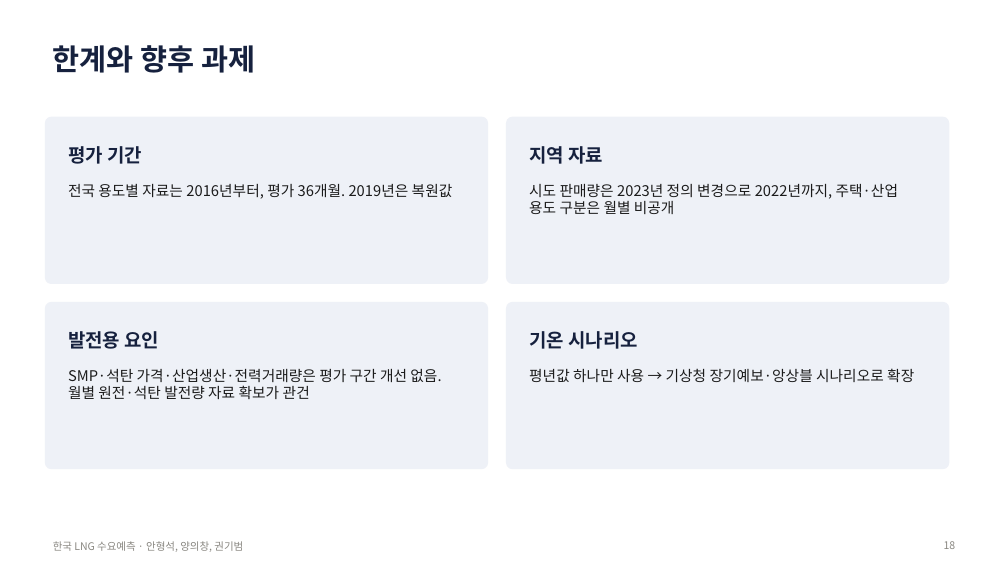
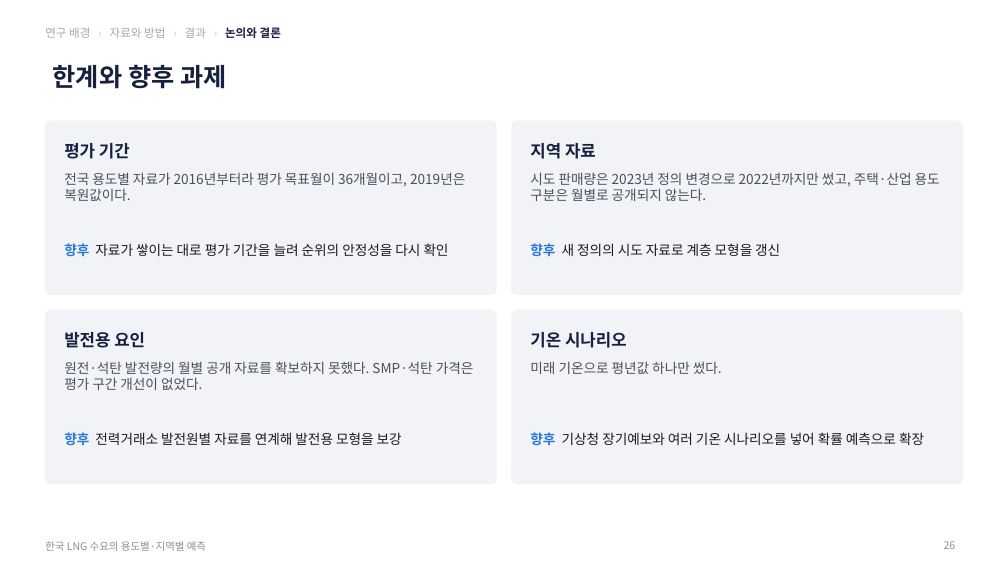
Before and after one commit to seoki0804/LNG_D_F, a slide deck: slide 26 of korea/report/한국_LNG_수요예측_발표.pptx (slide 18 before the commit). Drawn at 1008x567 pixels with LibreOffice and Linux fonts; fonts in the diff are those of the drawing. Boxes give left, top, right and bottom in pixels: in the first picture for what was removed or moved away, otherwise in the second. Text is boxed around its words. In the diff, an @@ line names an element or a change of style, - is before the commit and + after.

```diff
--- a/korea/report/한국_LNG_수요예측_발표.pptx
+++ b/korea/report/한국_LNG_수요예측_발표.pptx
@@ text added at (45, 27, 281, 38), 11 pt, text #A3A9B5 @@
+연구 배경 › 자료와 방법 › 결과 › 논의와 결론
@@ title "한계와 향후 과제": place and size @@
-title "한계와 향후 과제" at (53, 45, 255, 73)
+title "한계와 향후 과제" at (53, 64, 226, 89)
@@ title "한계와 향후 과제" at (53, 64, 226, 89): size 28 to 24 pt @@
@@ rounded rectangle: place and size @@
-rounded rectangle at (45, 117, 488, 284)
+rounded rectangle at (45, 121, 497, 295)
@@ rounded rectangle: place and size @@
-rounded rectangle at (507, 117, 949, 284)
+rounded rectangle at (512, 121, 963, 295)
@@ size 18 to 16 pt in 4 elements at (64, 332, 145, 348), (530, 332, 627, 348), (64, 143, 130, 159), (530, 143, 596, 159) @@
@@ text at (64, 172, 465, 201): text changed; size 14 to 13 pt; text colour #1B1B1B to #4A4F5C @@
-전국 용도별 자료는 2016년부터, 평가 36개월. 2019년은 복원값
+전국 용도별 자료가 2016년부터라 평가 목표월이 36개월이고, 2019년은 복원값이다.
@@ text at (530, 172, 940, 201): text changed; size 14 to 13 pt; text colour #1B1B1B to #4A4F5C @@
-시도 판매량은 2023년 정의 변경으로 2022년까지, 주택·산업 용도 구분은 월별 비공개
+시도 판매량은 2023년 정의 변경으로 2022년까지만 썼고, 주택·산업 용도 구분은 월별로 공개되지 않는다.
@@ text added at (64, 243, 449, 256), 13 pt, text #1B1B1B @@
+향후 자료가 쌓이는 대로 평가 기간을 늘려 순위의 안정성을 다시 확인
@@ text added at (530, 243, 780, 256), 13 pt, text #1B1B1B @@
+향후 새 정의의 시도 자료로 계층 모형을 갱신
@@ rounded rectangle: place and size @@
-rounded rectangle at (45, 302, 488, 469)
+rounded rectangle at (45, 310, 497, 484)
@@ fill #EEF1F7 to #F1F3F7; outline #EEF1F7 1 pt to #F1F3F7 0.5 pt; proportions changed in 4 elements at (45, 121, 497, 295), (512, 121, 963, 295), (45, 310, 497, 484), (512, 310, 963, 484) @@
@@ rounded rectangle: place and size @@
-rounded rectangle at (507, 302, 949, 469)
+rounded rectangle at (512, 310, 963, 484)
@@ text at (64, 361, 474, 390): text changed; size 14 to 13 pt; text colour #1B1B1B to #4A4F5C @@
-SMP·석탄 가격·산업생산·전력거래량은 평가 구간 개선 없음. 월별 원전·석탄 발전량 자료 확보가 관건
+원전·석탄 발전량의 월별 공개 자료를 확보하지 못했다. SMP·석탄 가격은 평가 구간 개선이 없었다.
@@ text added at (530, 361, 722, 374), 13 pt, text #4A4F5C @@
+미래 기온으로 평년값 하나만 썼다.
@@ text added at (64, 432, 402, 445), 13 pt, text #1B1B1B @@
+향후 전력거래소 발전원별 자료를 연계해 발전용 모형을 보강
@@ text at (530, 432, 924, 445): text changed; size 14 to 13 pt @@
-평년값 하나만 사용 → 기상청 장기예보·앙상블 시나리오로 확장
+향후 기상청 장기예보와 여러 기온 시나리오를 넣어 확률 예측으로 확장
@@ text at (45, 541, 206, 551): text changed; text colour #898781 to #8A8F9C @@
-한국 LNG 수요예측 · 안형석, 양의창, 권기범
+한국 LNG 수요의 용도별·지역별 예측
@@ page number at (944, 541, 956, 549): text changed; text colour #898781 to #8A8F9C @@
-18
+26
```
Also in this commit, not shown: 8 other slides changed, 24 slides added, 10 slides removed, 30 other files.
